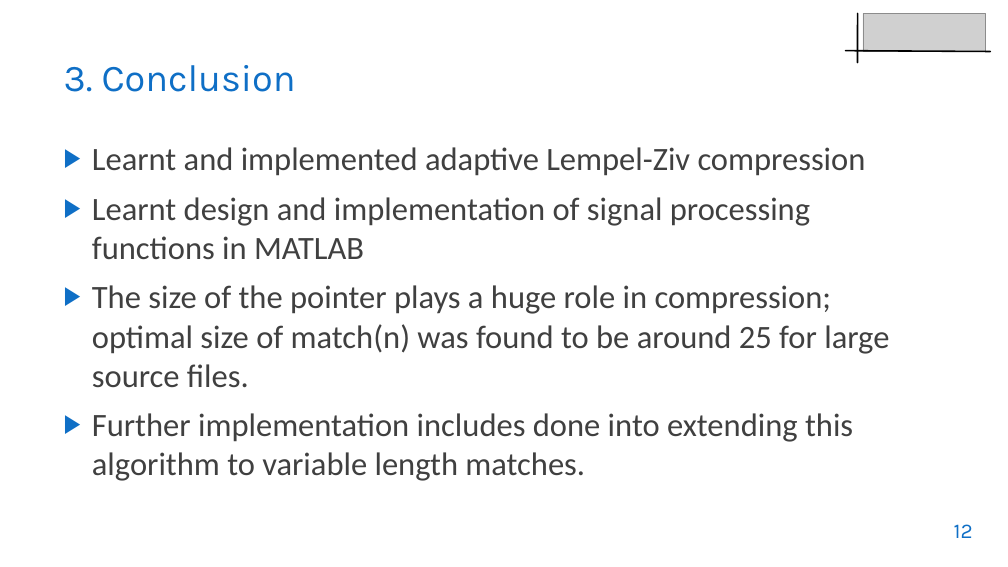
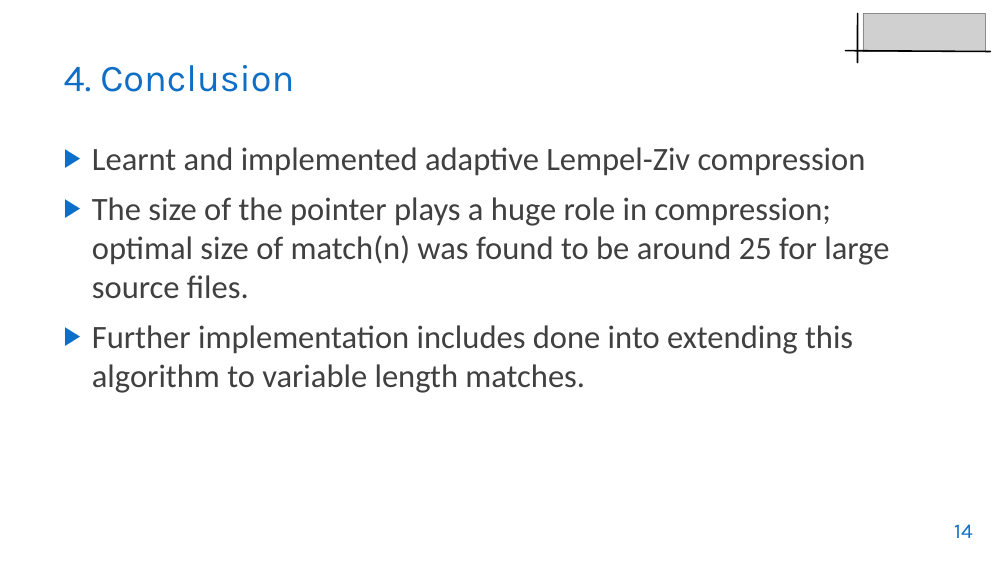
Before and after one commit to muhammad-taha1/SPH-Labs, a slide deck: slide 14 of finalProject/GROUP33_Presentation_FINAL.pptx (slide 12 before the commit). Drawn at 1008x567 pixels with LibreOffice and Linux fonts; fonts in the diff are those of the drawing; grey boxes stand for pictures; background and template pictures are left out. Boxes give left, top, right and bottom in pixels: in the first picture for what was removed or moved away, otherwise in the second. Text is boxed around its words. In the diff, an @@ line names an element or a change of style, - is before the commit and + after.

```diff
--- a/finalProject/GROUP33_Presentation_FINAL.pptx
+++ b/finalProject/GROUP33_Presentation_FINAL.pptx
@@ title at [64, 65, 294, 92]: text changed @@
-3. Conclusion
+4. Conclusion
@@ text at [92, 197, 810, 259]: paragraph removed @@
-▶ Learnt design and implementation of signal processing functions in MATLAB
@@ page number at [954, 524, 973, 538]: text changed @@
-12
+14
```
Also in this commit, not shown: 5 other slides changed, 2 slides added, 5 other files.
